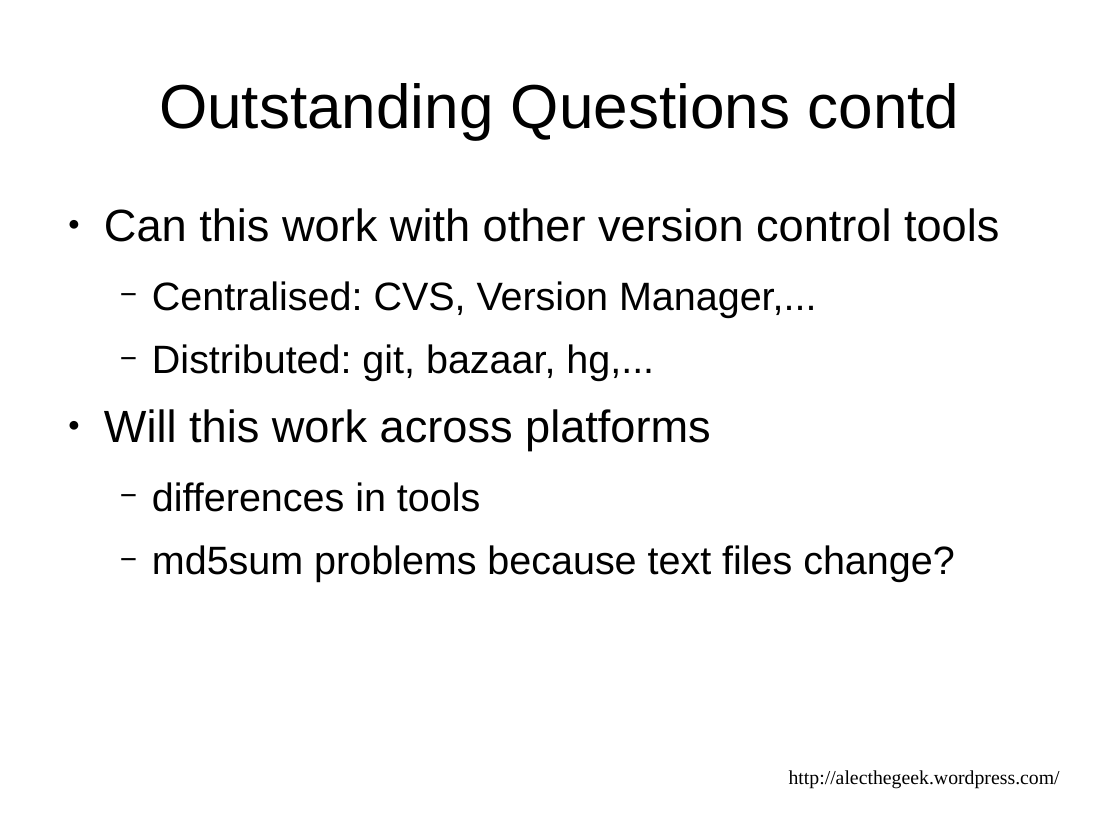
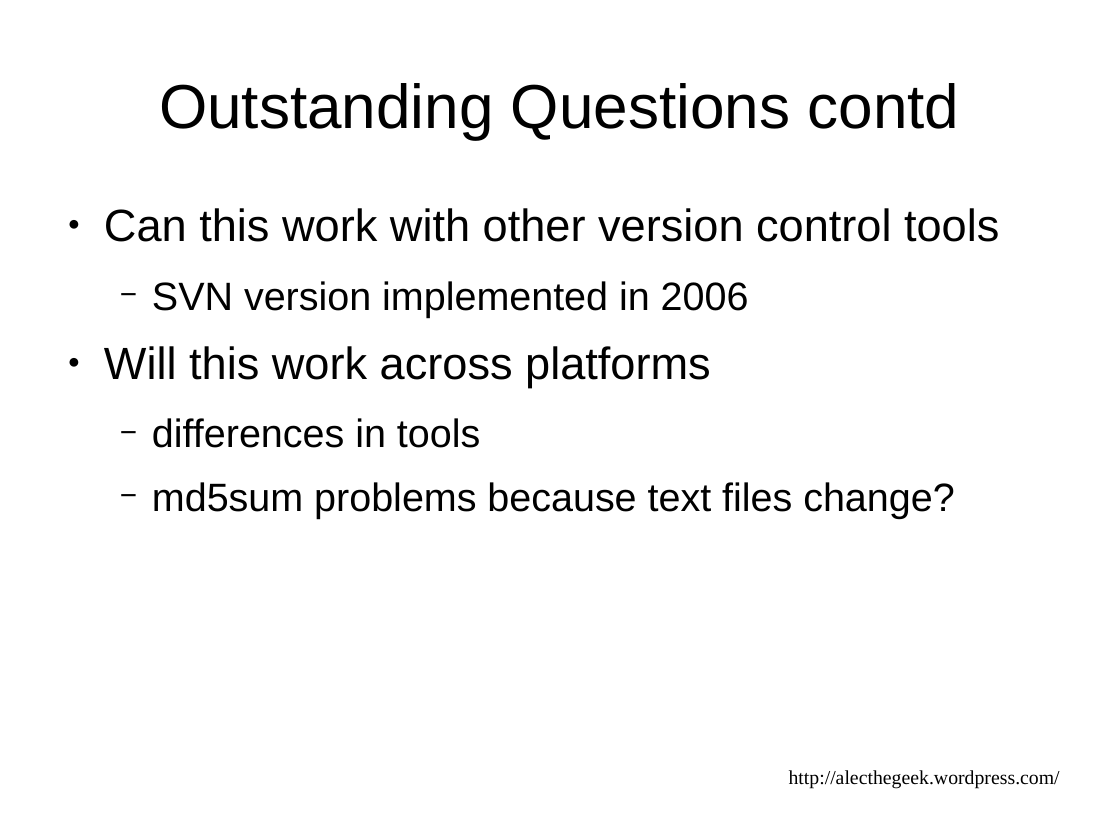
Before and after one commit to alecthegeek/gitbuilding, a slide deck: slide 33 of DevOpsDownUnderPresentation.odp (slide 35 before the commit). Drawn at 1120x840 pixels with LibreOffice and Linux fonts; fonts in the diff are those of the drawing. Boxes give left, top, right and bottom in pixels: in the first picture for what was removed or moved away, otherwise in the second. Text is boxed around its words. In the diff, an @@ line names an element or a change of style, - is before the commit and + after.

```diff
--- a/DevOpsDownUnderPresentation.odp
+++ b/DevOpsDownUnderPresentation.odp
@@ text at box(152, 281, 749, 317): text changed @@
-  − Centralised: CVS, Version Manager,...
-  − Distributed: git, bazaar, hg,...
+  − SVN version implemented in 2006
```
Also in this commit, not shown: 15 other slides changed, 2 slides removed.
